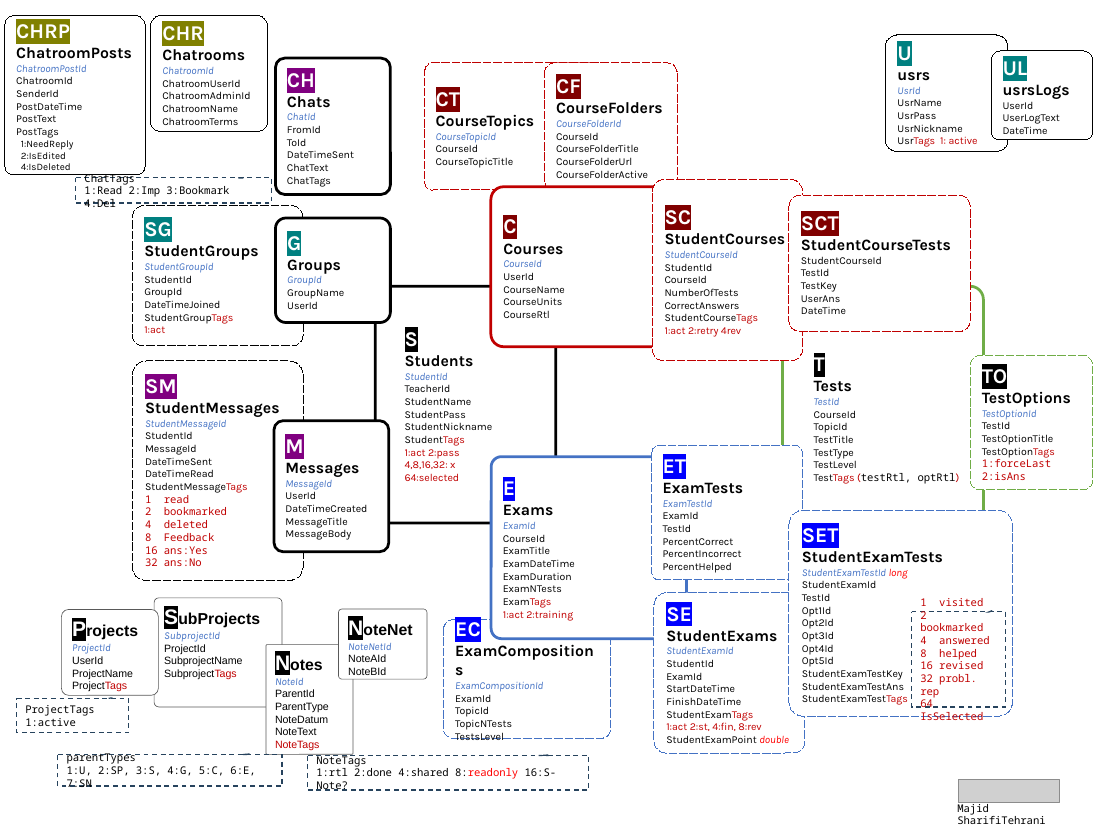
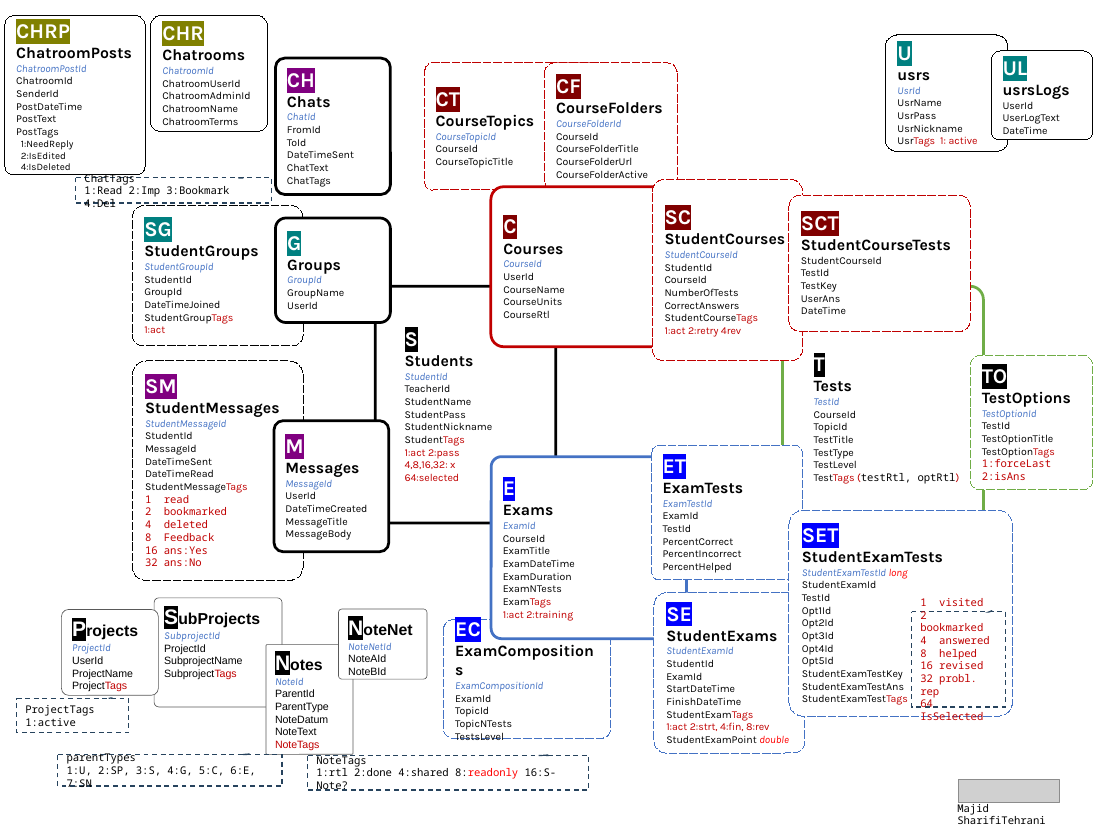
Before and after one commit to msht-ir/Examiner_blazorWebApp, a slide deck: slide 1 of ExaminerB/.appCatalog/ExaminerB notes 1404.pptx. Drawn at 1120x840 pixels with LibreOffice and Linux fonts; fonts in the diff are those of the drawing; grey boxes stand for pictures. Boxes give left, top, right and bottom in pixels: in the first picture for what was removed or moved away, otherwise in the second. Text is boxed around its words. In the diff, an @@ line names an element or a change of style, - is before the commit and + after.

```diff
--- a/ExaminerB/.appCatalog/ExaminerB notes 1404.pptx
+++ b/ExaminerB/.appCatalog/ExaminerB notes 1404.pptx
@@ text in rounded rectangle at bbox=[666, 722, 769, 731]: text changed @@
-1:act 2:st, 4:fin, 8:rev
+1:act 2:strt, 4:fin, 8:rev
```
Also in this commit, not shown: 14 other files.
